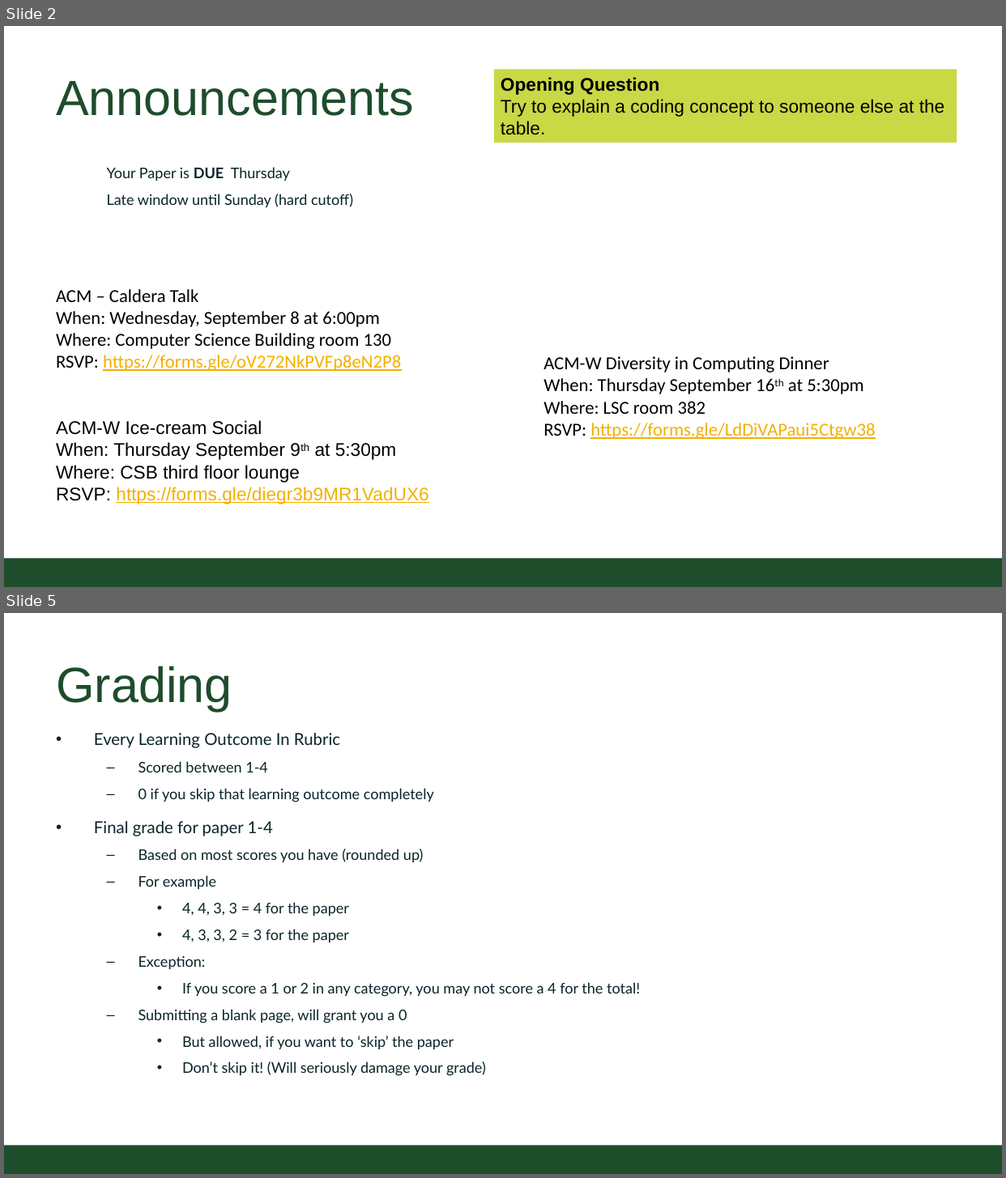
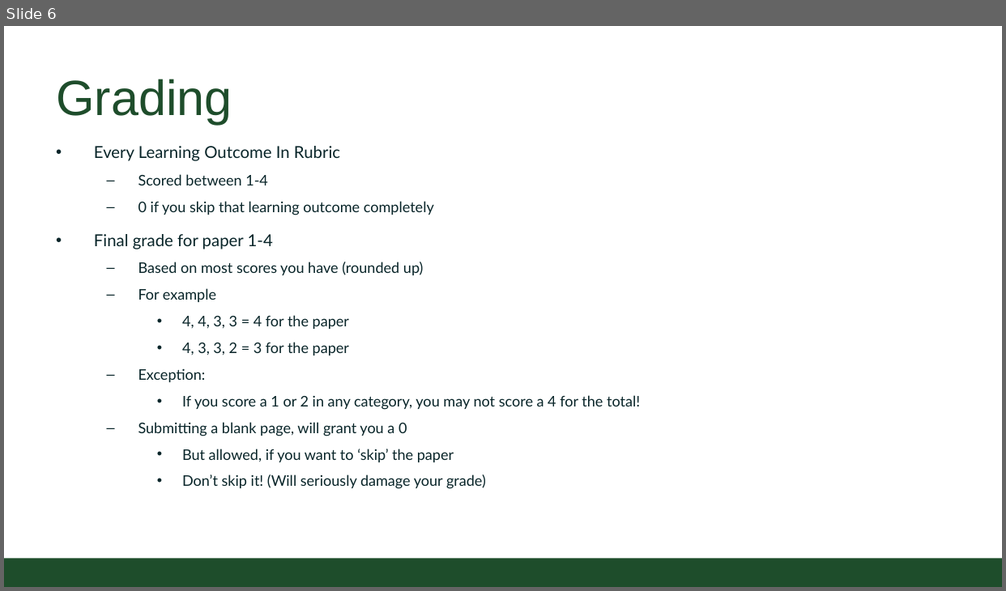
Before and after one commit to CSU-CS150B/handouts, a slide deck: Slides/On-Campus/03_Paper_Review.pptx. Shown one above the other, each under a label of ours: slides 2 and 5 before the commit, slide 6 after it; the slides between them are not shown. The pictures are 1006x1178 and 1006x591 pixels, drawn with LibreOffice and Linux fonts; fonts in the diff are those of the drawing; background and template pictures are left out. Boxes give left, top, right and bottom in pixels: in the first picture for what was removed or moved away, otherwise in the second. Text is boxed around its words. In the diff, an @@ line names an element or a change of style, - is before the commit and + after.

Commit message:
update to paper slides

```diff
--- a/Slides/On-Campus/03_Paper_Review.pptx
+++ b/Slides/On-Campus/03_Paper_Review.pptx
@@ slide 2 removed at <box>4,26,1002,587</box>, background #FFFFFF; not listed: 1 template element that a slide beside it also shows @@
@@ rectangle removed at <box>494,69,957,143</box> @@
-Opening Question
-Try to explain a coding concept to someone else at the table.
@@ title removed at <box>56,81,414,116</box> @@
-Announcements
@@ text removed at <box>107,167,353,207</box> @@
-  Your Paper is DUE Thursday
-  Late window until Sunday (hard cutoff)
@@ text removed at <box>56,289,401,371</box> @@
-ACM – Caldera Talk
-When: Wednesday, September 8 at 6:00pm
-Where: Computer Science Building room 130
-RSVP: https://forms.gle/oV272NkPVFp8eN2P8
@@ text removed at <box>543,356,875,439</box> @@
-ACM-W Diversity in Computing Dinner
-When: Thursday September 16th at 5:30pm
-Where: LSC room 382
-RSVP: https://forms.gle/LdDiVAPaui5Ctgw38
@@ text removed at <box>56,420,428,505</box> @@
-ACM-W Ice-cream Social
-When: Thursday September 9th at 5:30pm
-Where: CSB third floor lounge
-RSVP: https://forms.gle/diegr3b9MR1VadUX6
@@ what was slide 5 is now slide 6 @@
```
Also in this commit, not shown: 7 slides changed, 2 slides added.
